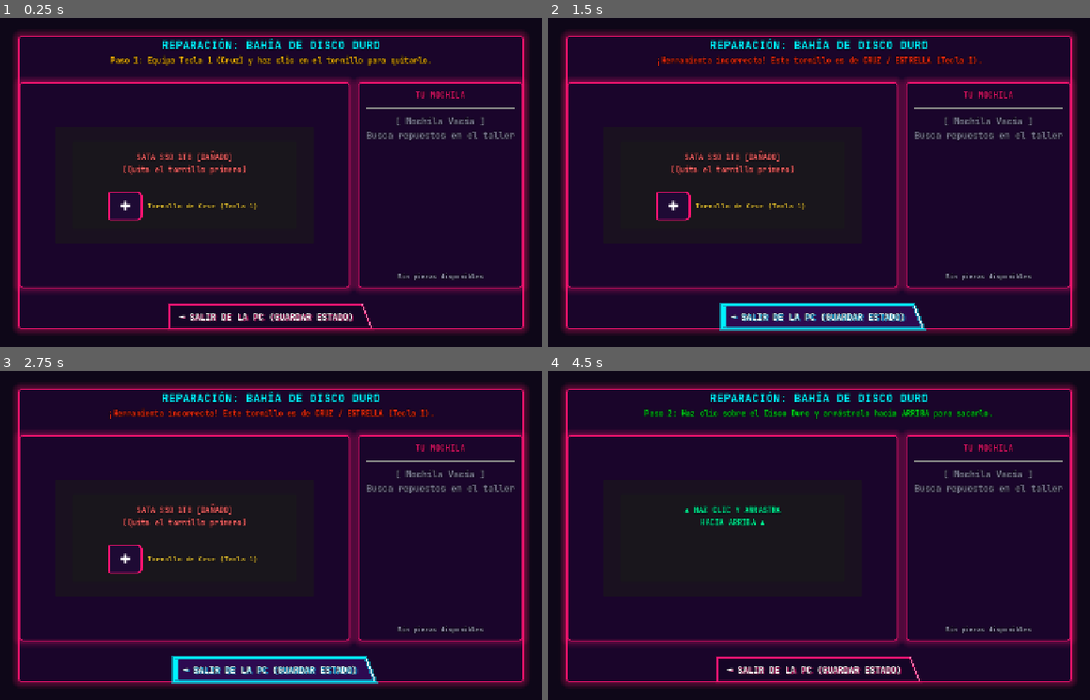
Above: before the commit, frames 1-4 (two rows, left to right).
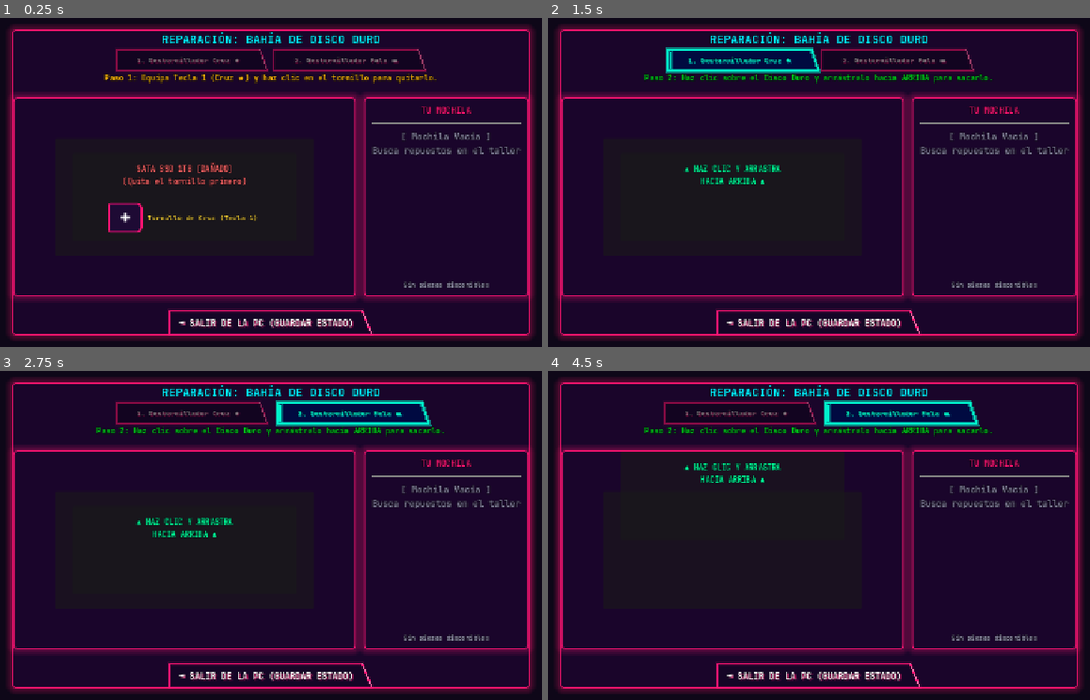
Above: after the commit, the same moments.

Repository: santiago9seijas-bit/computer-technician-3D
Game: Godot game, scene res://scenes/minigames/HDDMinigame.tscn
The game is run twice, just before and just after one commit, with the same random seed, the same clock (stepped at 60 frames per second) and the same inputs. This scene is started directly instead of the project's main scene.
Inputs (mouse positions are in pixels of both pictures, inside the frame that each line leads up to):
- Up to frame 1 (0.25 s): no input
- Up to frame 2 (1.5 s): click "✚" at 0.5 s; click "◄ SALIR DE LA PC (GUARDAR EST…" (after the commit: "1. Destornillador Cruz ★") at 1.25 s
- Up to frame 3 (2.75 s): click "◄ SALIR DE LA PC (GUARDAR EST…" (after the commit: "2. Destornillador Pala ▬") at 2 s
- Up to frame 4 (4.5 s): move the mouse to (987, 515) at 2.77 s; hold D (move_right) 2.78-3.5 s; tap E (interact) at 2.85 s; click (987, 515) at 2.92 s; tap 1 at 3.05 s; drag from (667, 555) to (781, 621) at 3.52 s; tap Enter at 4.25 s; move the mouse to (894, 443) at 4.27 s; hold D (move_right) from 4.28 s (still down); tap 2 at 4.35 s

The runs differ from the first frame. In frame 1, 27% of the frame differs, in the area x 1-99%, y 2-98%; in frame 2, 29%; in frame 3, 29%; in frame 4, 28%.

Commit message:
fix: ocultar barra HUD en inspeccion, seleccion estable de herramientas 1-5 y barra interactiva en HDD

Diff:
--- a/scenes/minigames/HDDMinigame.tscn
+++ b/scenes/minigames/HDDMinigame.tscn
@@ -33,16 +33,16 @@
 anchor_top = 0.5
 anchor_right = 0.5
 anchor_bottom = 0.5
-offset_left = -430.0
-offset_top = -250.0
-offset_right = 430.0
-offset_bottom = 250.0
+offset_left = -440.0
+offset_top = -260.0
+offset_right = 440.0
+offset_bottom = 260.0
 grow_horizontal = 2
 grow_vertical = 2
 
 [node name="VBox" type="VBoxContainer" parent="ModalControl/Panel"]
 layout_mode = 2
-theme_override_constants/separation = 12
+theme_override_constants/separation = 10
 
 [node name="Header" type="VBoxContainer" parent="ModalControl/Panel/VBox"]
 layout_mode = 2
@@ -55,6 +55,29 @@
 text = "REPARACIÓN: BAHÍA DE DISCO DURO"
 horizontal_alignment = 1
 
+[node name="ToolBar" type="HBoxContainer" parent="ModalControl/Panel/VBox/Header"]
+layout_mode = 2
+theme_override_constants/separation = 12
+alignment = 1
+
+[node name="BtnTool1" type="Button" parent="ModalControl/Panel/VBox/Header/ToolBar"]
+custom_minimum_size = Vector2(210, 36)
+layout_mode = 2
+text = "1. Destornillador Cruz ★"
+flat = true
+script = ExtResource("2_cbtn")
+slant = 12.0
+custom_font_size = 12
+
+[node name="BtnTool2" type="Button" parent="ModalControl/Panel/VBox/Header/ToolBar"]
+custom_minimum_size = Vector2(210, 36)
+layout_mode = 2
+text = "2. Destornillador Pala ▬"
+flat = true
+script = ExtResource("2_cbtn")
+slant = 12.0
+custom_font_size = 12
+
 [node name="StatusLabel" type="Label" parent="ModalControl/Panel/VBox/Header"]
 layout_mode = 2
 theme_override_colors/font_color = Color(1, 0.85, 0.2, 1)
@@ -71,7 +94,7 @@
 theme_override_constants/separation = 14
 
 [node name="DiskAreaContainer" type="PanelContainer" parent="ModalControl/Panel/VBox/ContentHBox"]
-custom_minimum_size = Vector2(530, 270)
+custom_minimum_size = Vector2(530, 260)
 layout_mode = 2
 size_flags_horizontal = 3
 
@@ -166,7 +189,7 @@
 vertical_alignment = 1
 
 [node name="BackpackPanel" type="PanelContainer" parent="ModalControl/Panel/VBox/ContentHBox"]
-custom_minimum_size = Vector2(250, 270)
+custom_minimum_size = Vector2(250, 260)
 layout_mode = 2
 
 [node name="Margin" type="MarginContainer" parent="ModalControl/Panel/VBox/ContentHBox/BackpackPanel"]
--- a/scripts/autoload/GameManager.gd
+++ b/scripts/autoload/GameManager.gd
@@ -54,19 +54,22 @@
 		else:
 			time_updated.emit(time_left, -delta)
 
-	# Entrada de herramientas rápidas 1-5
-	_handle_tool_inputs()
-
-func _handle_tool_inputs() -> void:
-	for i in range(1, 6):
-		if Input.is_action_just_pressed("tool_" + str(i)):
-			select_tool(i)
+func _unhandled_key_input(event: InputEvent) -> void:
+	if event is InputEventKey and event.pressed and not event.is_echo():
+		match event.keycode:
+			KEY_1, KEY_KP_1:
+				select_tool(1)
+			KEY_2, KEY_KP_2:
+				select_tool(2)
+			KEY_3, KEY_KP_3:
+				select_tool(3)
+			KEY_4, KEY_KP_4:
+				select_tool(4)
+			KEY_5, KEY_KP_5:
+				select_tool(5)
 
 func select_tool(tool_id: int) -> void:
-	if equipped_tool == tool_id:
-		equipped_tool = 0 # Desequipar al presionar de nuevo
-	else:
-		equipped_tool = tool_id
+	equipped_tool = tool_id
 	tool_selected.emit(equipped_tool)
 
 func start_level(initial_time: float = 120.0) -> void:
--- a/scripts/components/ComputerCase.gd
+++ b/scripts/components/ComputerCase.gd
@@ -103,11 +103,15 @@
 
 func interact(player) -> void:
 	player.set_movement_enabled(false)
+	if player.hud_node:
+		player.hud_node.visible = false
 	var modal = inspection_modal_scene.instantiate()
 	get_tree().root.add_child(modal)
 	modal.setup_pc(self)
 
 	modal.connect("inspection_closed", func():
 		player.set_movement_enabled(true)
+		if player.hud_node:
+			player.hud_node.visible = true
 		update_3d_state()
 	)
--- a/scripts/minigames/HDDMinigame.gd
+++ b/scripts/minigames/HDDMinigame.gd
@@ -26,6 +26,11 @@
 
 @onready var modal_control: Control = $ModalControl
 @onready var status_label: Label = $ModalControl/Panel/VBox/Header/StatusLabel
+
+# Barra de herramientas interna del minijuego
+@onready var btn_tool_1: Button = $ModalControl/Panel/VBox/Header/ToolBar/BtnTool1
+@onready var btn_tool_2: Button = $ModalControl/Panel/VBox/Header/ToolBar/BtnTool2
+
 @onready var disk_panel: Panel = $ModalControl/Panel/VBox/ContentHBox/DiskAreaContainer/DiskArea/DiskPanel
 @onready var disk_drag_label: Label = $ModalControl/Panel/VBox/ContentHBox/DiskAreaContainer/DiskArea/DiskPanel/DragHint
 @onready var empty_bay_label: Label = $ModalControl/Panel/VBox/ContentHBox/DiskAreaContainer/DiskArea/BayBase/EmptyBayLabel
@@ -39,14 +44,19 @@
 @onready var btn_cancel: Button = $ModalControl/Panel/VBox/Footer/BtnCancel
 
 func _ready() -> void:
-	layer = 12 # Prioridad por encima de la inspección (layer 10)
+	layer = 12
 	btn_cancel.pressed.connect(func(): minigame_finished.emit(false))
 	btn_screw.pressed.connect(_on_screw_pressed)
 	empty_bay_label.visible = false
 
+	btn_tool_1.pressed.connect(func(): GameManager.select_tool(1))
+	btn_tool_2.pressed.connect(func(): GameManager.select_tool(2))
+	GameManager.tool_selected.connect(_on_tool_selected)
+
 	disk_panel.gui_input.connect(_on_disk_gui_input)
 	GameManager.backpack_updated.connect(_on_backpack_changed)
 
+	# Si no se pasó un tipo persistente, elegir aleatoriamente
 	if screw_type == "" or (not start_as_empty_slot and screw_type == "cruz"):
 		var rng = RandomNumberGenerator.new()
 		rng.randomize()
@@ -63,8 +73,18 @@
 		empty_bay_label.visible = true
 		current_state = State.EMPTY_BAY
 
+	_update_tool_buttons(GameManager.equipped_tool)
 	_update_ui_state()
 	_refresh_backpack_ui()
+
+func _on_tool_selected(tool_id: int) -> void:
+	_update_tool_buttons(tool_id)
+
+func _update_tool_buttons(active_id: int) -> void:
+	if btn_tool_1:
+		btn_tool_1.modulate = Color(0, 1, 0.8, 1) if active_id == 1 else Color(0.7, 0.7, 0.7, 0.7)
+	if btn_tool_2:
+		btn_tool_2.modulate = Color(0, 1, 0.8, 1) if active_id == 2 else Color(0.7, 0.7, 0.7, 0.7)
 
 func _on_backpack_changed(_items: Array) -> void:
 	_refresh_backpack_ui()
@@ -129,7 +149,7 @@
 func _update_ui_state() -> void:
 	match current_state:
 		State.UNSCREW:
-			var tool_name = "Tecla 1 (Cruz)" if screw_type == "cruz" else "Tecla 2 (Pala)"
+			var tool_name = "Tecla 1 (Cruz ★)" if screw_type == "cruz" else "Tecla 2 (Pala ▬)"
 			status_label.text = "Paso 1: Equipa %s y haz clic en el tornillo para quitarlo." % tool_name
 			status_label.modulate = Color(1.0, 0.85, 0.2, 1)
 			disk_drag_label.text = "SATA SSD 1TB [DAÑADO]\n(Quita el tornillo primero)"
@@ -137,6 +157,7 @@
 			screw_container.visible = true
 			btn_screw.visible = true
 			btn_screw.disabled = false
+			btn_screw.modulate = Color(1, 1, 1, 1)
 		State.EXTRACT_DRAG_UP:
 			status_label.text = "Paso 2: Haz clic sobre el Disco Duro y arrástralo hacia ARRIBA para sacarlo."
 			status_label.modulate = Color(0.0, 1.0, 0.5, 1)
@@ -154,7 +175,7 @@
 			disk_drag_label.modulate = Color(0, 0.95, 1, 1)
 			screw_container.visible = false
 		State.SCREW_BACK:
-			var tool_name = "Tecla 1 (Cruz)" if screw_type == "cruz" else "Tecla 2 (Pala)"
+			var tool_name = "Tecla 1 (Cruz ★)" if screw_type == "cruz" else "Tecla 2 (Pala ▬)"
 			status_label.text = "Paso 4: Con %s, haz clic en el tornillo para ajustar el seguro." % tool_name
 			status_label.modulate = Color(1.0, 0.85, 0.2, 1)
 			disk_drag_label.text = "SATA SSD 1TB [CALZADO]\n(Ajusta el tornillo de seguridad)"
@@ -168,6 +189,11 @@
 			status_label.modulate = Color(0.0, 1.0, 0.4, 1)
 
 func _on_screw_pressed() -> void:
+	# Si no tenía herramienta equipada, auto-equipamos la correcta para no frustrar al jugador
+	if GameManager.equipped_tool == 0:
+		GameManager.select_tool(required_tool_id)
+
+	# Si tiene la herramienta opuesta incorrecta equipada:
 	if GameManager.equipped_tool != required_tool_id:
 		GameManager.register_error(2.0)
 		var expected = "CRUZ / ESTRELLA (Tecla 1)" if screw_type == "cruz" else "PALA / PLANO (Tecla 2)"
@@ -175,11 +201,17 @@
 		status_label.modulate = Color(1, 0.2, 0.3, 1)
 		return
 
+	# Herramienta correcta: DESATORNILLAR
 	if current_state == State.UNSCREW:
-		btn_screw.visible = false
-		screw_container.visible = false
-		current_state = State.EXTRACT_DRAG_UP
-		_update_ui_state()
+		var tween = create_tween()
+		tween.tween_property(btn_screw, "rotation_degrees", 360.0, 0.2)
+		tween.parallel().tween_property(btn_screw, "modulate:a", 0.0, 0.2)
+		tween.tween_callback(func():
+			btn_screw.visible = false
+			screw_container.visible = false
+			current_state = State.EXTRACT_DRAG_UP
+			_update_ui_state()
+		)
 	elif current_state == State.SCREW_BACK:
 		btn_screw.modulate = Color(0, 1, 0.5, 1)
 		btn_screw.disabled = true
